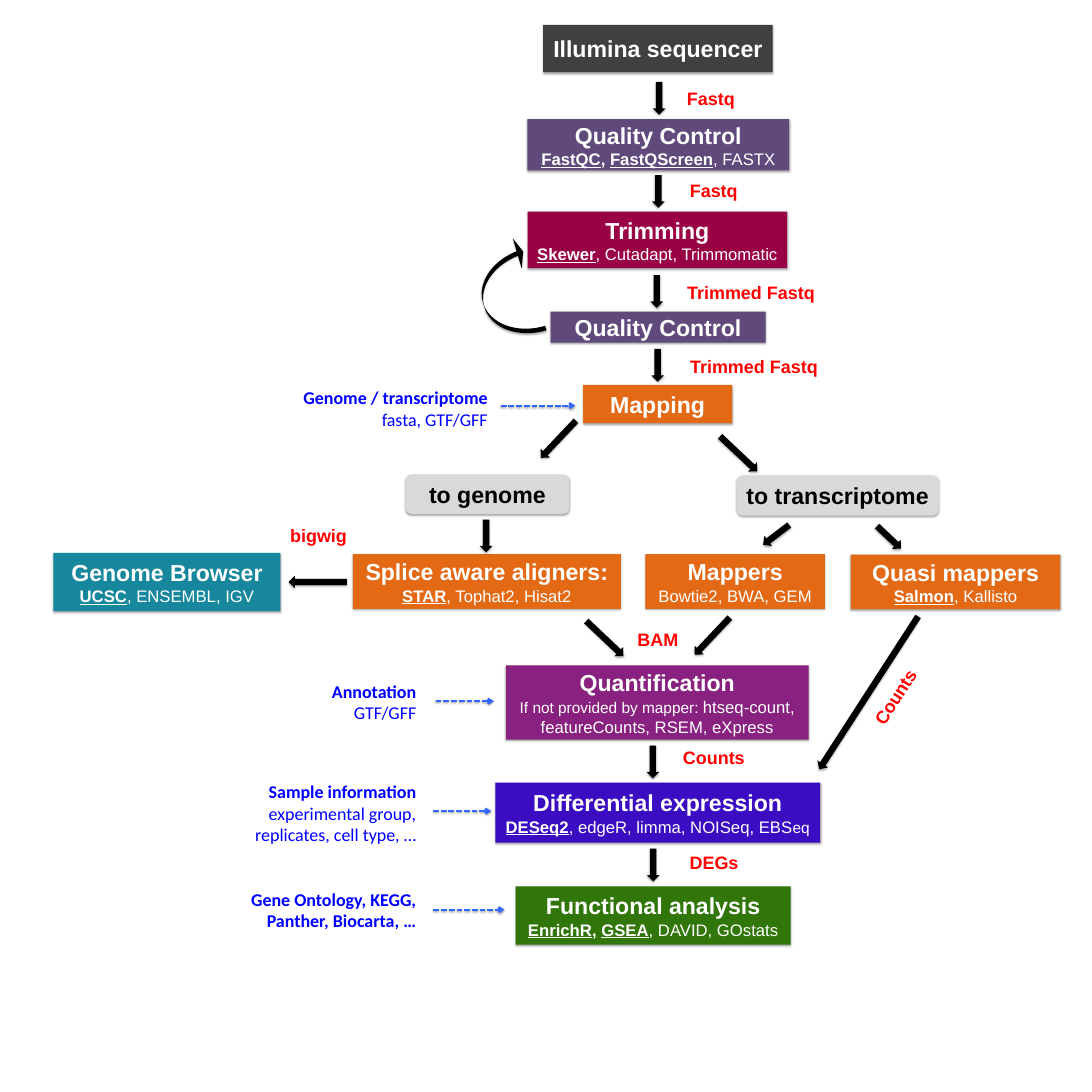
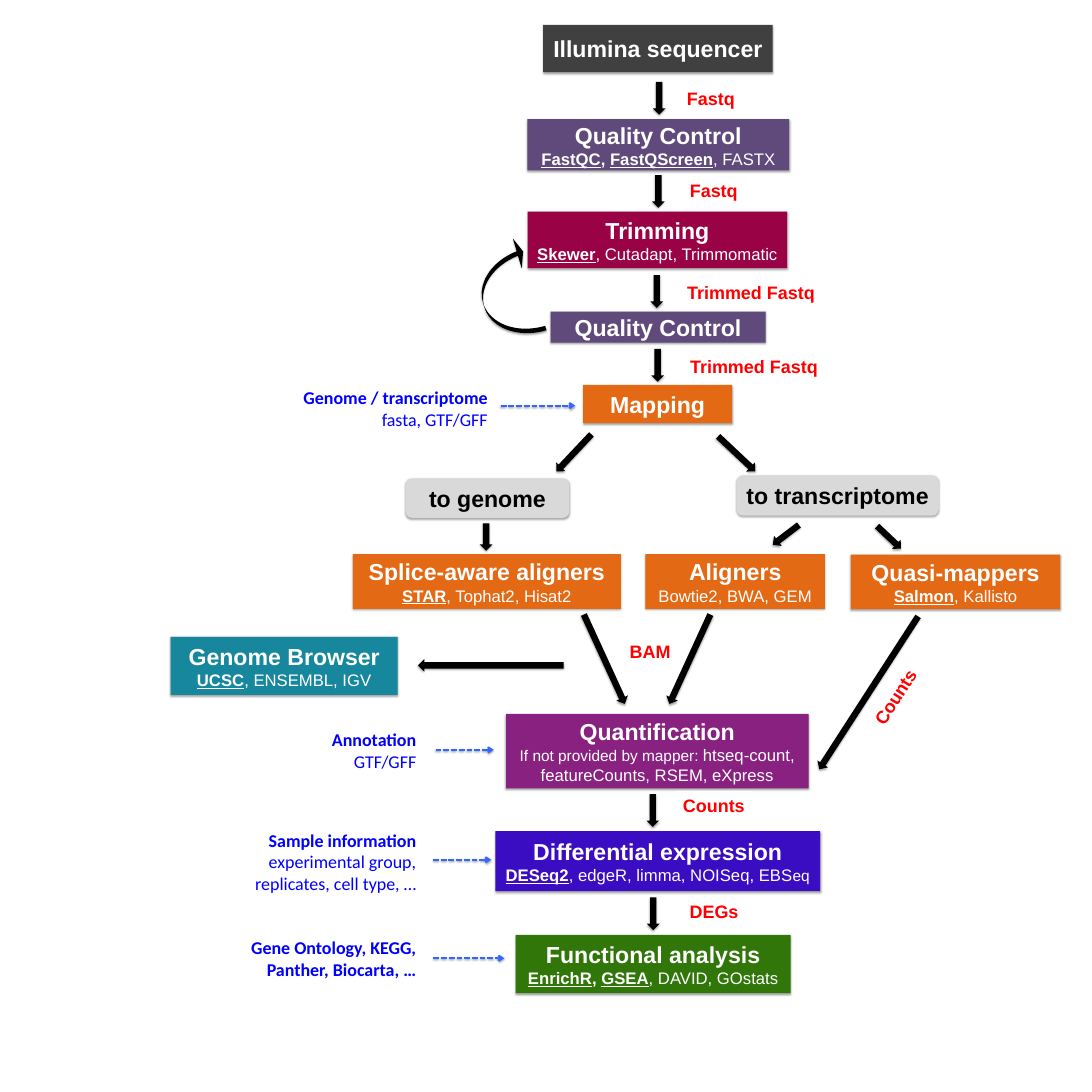
Before and after one commit to biocorecrg/RNAseq_course_2019, a slide deck: slide 1 of RNAseq_workflow.pptx. Drawn at 1092x1092 pixels with LibreOffice and Linux fonts; fonts in the diff are those of the drawing. Boxes give left, top, right and bottom in pixels: in the first picture for what was removed or moved away, otherwise in the second. Text is boxed around its words. In the diff, an @@ line names an element or a change of style, - is before the commit and + after.

```diff
--- a/RNAseq_workflow.pptx
+++ b/RNAseq_workflow.pptx
@@ down arrow: place and size @@
-down arrow at box(537, 417, 581, 462)
+down arrow at box(552, 430, 596, 476)
@@ rounded rectangle "to genome": place and size @@
-rounded rectangle "to genome" at box(405, 475, 569, 514)
+rounded rectangle "to genome" at box(405, 478, 569, 518)
@@ text removed at box(290, 529, 347, 546) @@
-bigwig
@@ down arrow: place and size @@
-down arrow at box(480, 519, 493, 552)
+down arrow at box(480, 524, 493, 551)
@@ down arrow: place and size @@
-down arrow at box(759, 520, 793, 550)
+down arrow at box(769, 520, 803, 550)
@@ text in rectangle at box(369, 563, 605, 585): text changed @@
-Splice aware aligners:
+Splice-aware aligners
@@ text in rectangle at box(689, 563, 781, 585): text changed @@
-Mappers
+Aligners
@@ text in rectangle at box(871, 564, 1039, 586): text changed @@
-Quasi mappers
+Quasi-mappers
@@ down arrow at box(578, 612, 631, 707): rotation 313 to 335 degrees @@
@@ down arrow at box(664, 612, 716, 707): mirrored; rotation 43 to 204 degrees @@
@@ rectangle "Genome Browser": place and size @@
-rectangle "Genome Browser" at box(54, 553, 281, 611)
+rectangle "Genome Browser" at box(171, 637, 397, 695)
@@ down arrow: place and size @@
-down arrow at box(289, 576, 347, 589)
+down arrow at box(418, 659, 564, 672)
@@ text "BAM": place and size @@
-text "BAM" at box(637, 633, 678, 646)
+text "BAM" at box(630, 645, 671, 658)
@@ 5 rectangles, 3 texts, 3 arrows, 2 down arrows: place and size @@
-5 rectangles, 3 texts, 3 arrows, 2 down arrows at box(251, 665, 820, 945)
+5 rectangles, 3 texts, 3 arrows, 2 down arrows at box(251, 714, 820, 993)
```
Also in this commit, not shown: 2 other files.
